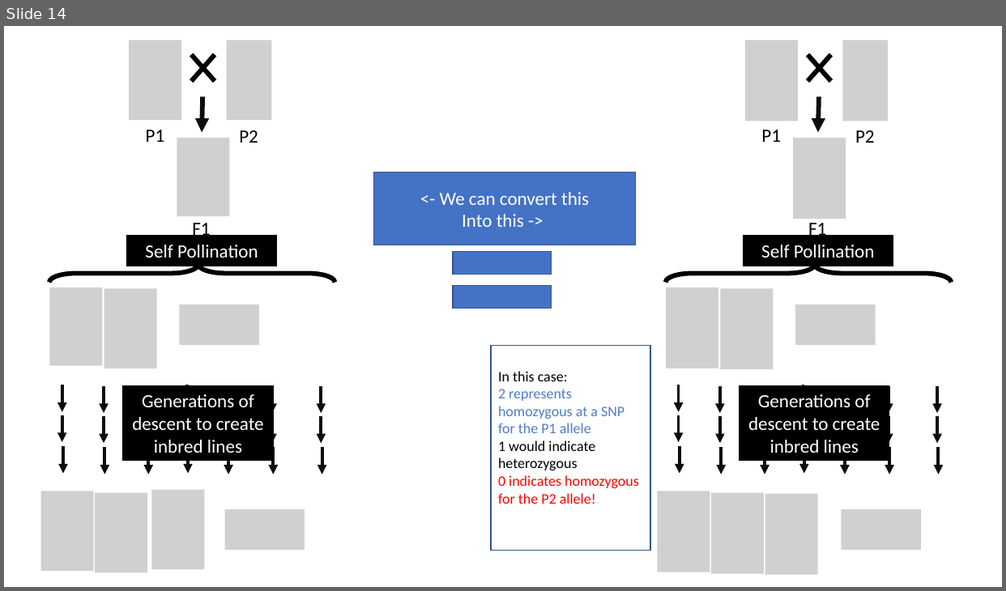
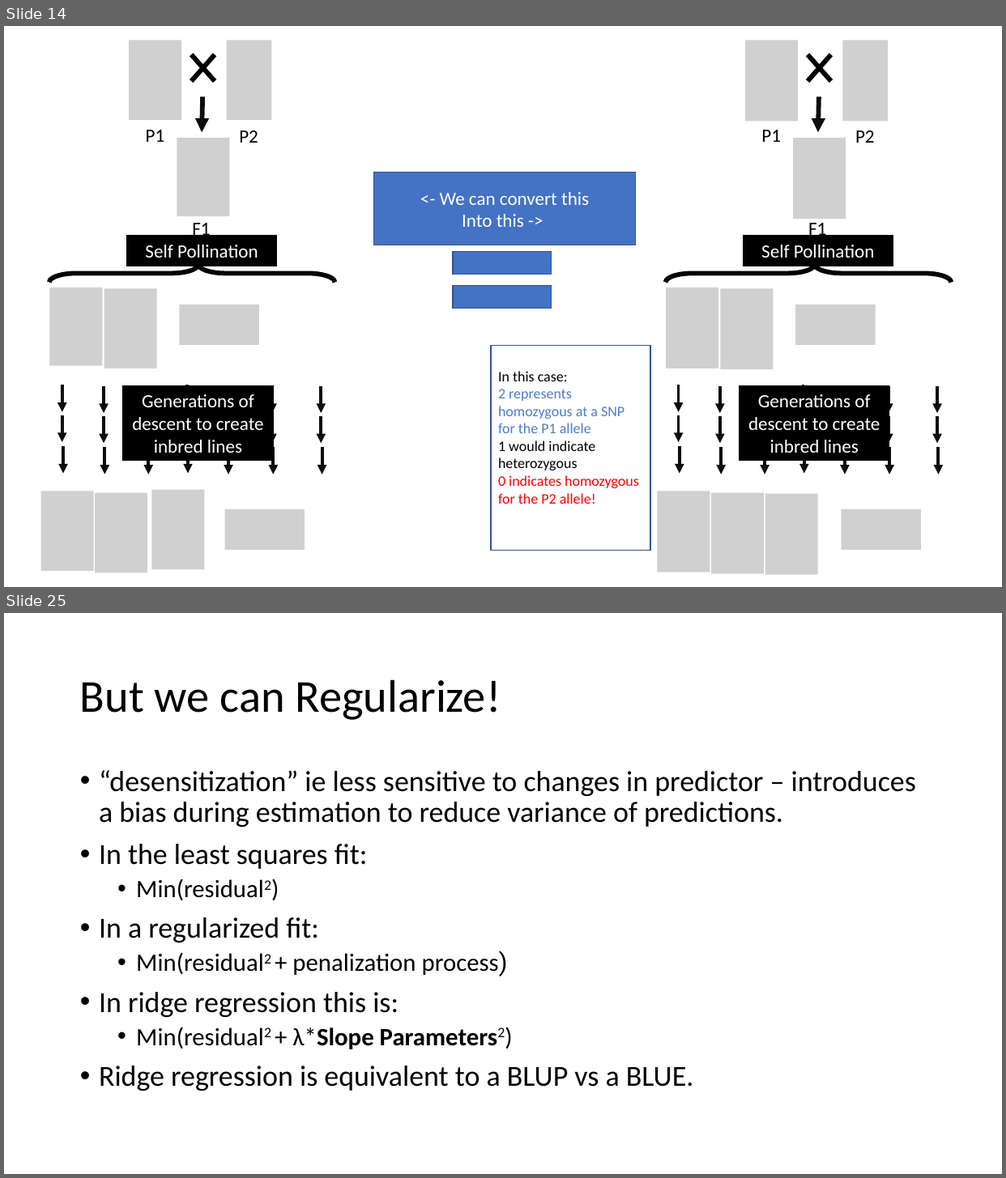
Before and after one commit to ter56/September2_2021_class, a slide deck: AdditiveModels_9_2_2021.pptx. Shown one above the other, each under a label of ours: slide 14 before the commit, slides 14 and 25 after it; the slides between them are not shown. The pictures are 1006x591 and 1006x1178 pixels, drawn with LibreOffice and Linux fonts; fonts in the diff are those of the drawing; grey boxes stand for pictures. Boxes give left, top, right and bottom in pixels: in the first picture for what was removed or moved away, otherwise in the second. Text is boxed around its words. In the diff, an @@ line names an element or a change of style, - is before the commit and + after.

```diff
--- a/AdditiveModels_9_2_2021.pptx
+++ b/AdditiveModels_9_2_2021.pptx
@@ slide 25 added at <box>4,613,1002,1174</box>, background #FFFFFF @@
@@ title added at <box>80,679,501,720</box>, 44 pt, text #000000 @@
+But we can Regularize!
@@ text added at <box>99,770,916,1091</box>, 28 pt, text #000000 @@
+• “desensitization” ie less sensitive to changes in predictor – introduces a bias during estimation to reduce variance of predictions.
+• In the least squares fit:
+  • Min(residual2)
+• In a regularized fit:
+  • Min(residual2 + penalization process)
+• In ridge regression this is:
+  • Min(residual2 + λ*Slope Parameters2)
+• Ridge regression is equivalent to a BLUP vs a BLUE.
```
Also in this commit, not shown: 6 slides changed, 19 other slides added, 6 slides removed, 1 other file.
